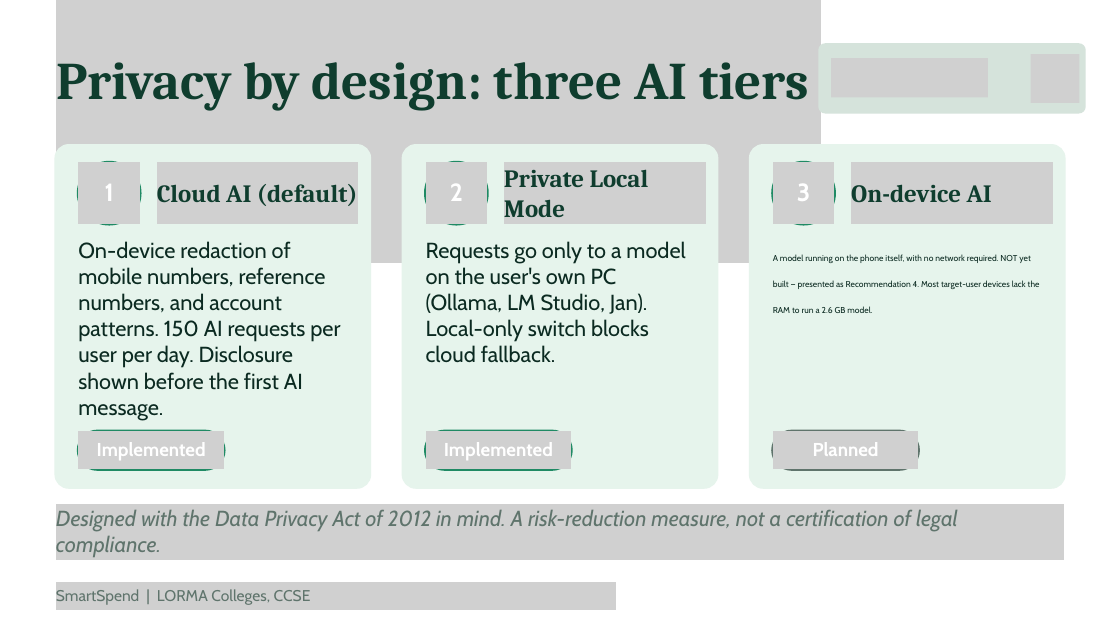
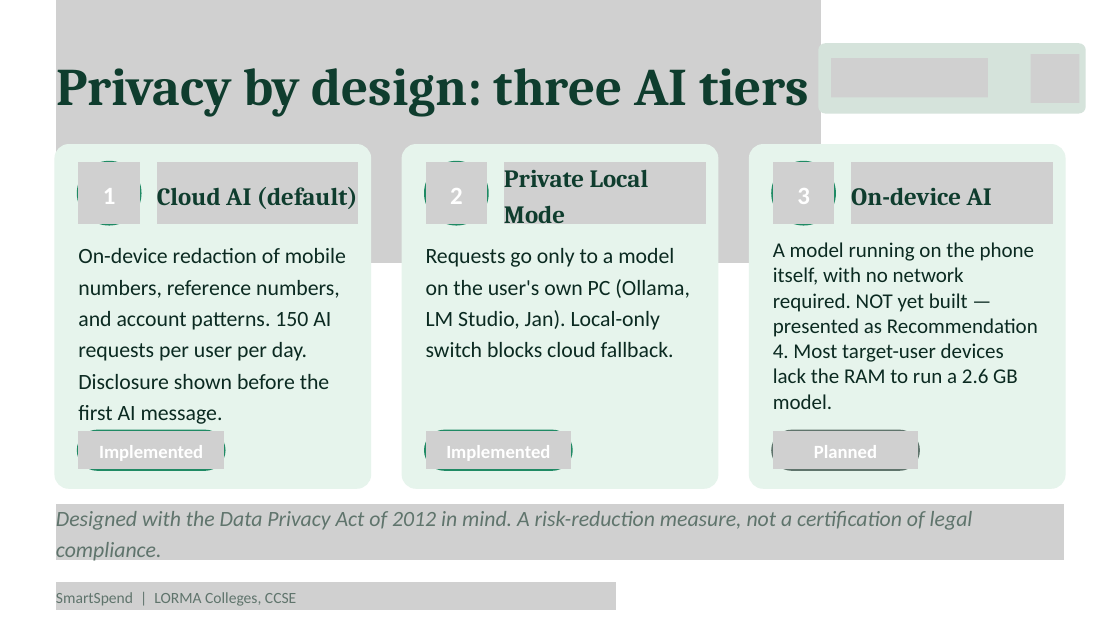
Before and after one commit to Zushikina-kun/smartspend-app, a slide deck: slide 14 of docs/handsoff/FOR_CYRILLE/SmartSpend_Defense.pptx. Drawn at 1120x630 pixels with LibreOffice and Linux fonts; fonts in the diff are those of the drawing; grey boxes stand for pictures. Boxes give left, top, right and bottom in pixels: in the first picture for what was removed or moved away, otherwise in the second. Text is boxed around its words. In the diff, an @@ line names an element or a change of style, - is before the commit and + after.

```diff
--- a/docs/handsoff/FOR_CYRILLE/SmartSpend_Defense.pptx
+++ b/docs/handsoff/FOR_CYRILLE/SmartSpend_Defense.pptx
@@ text "Privacy by design: three AI ..." at <box>56,68,809,117</box>: line spacing 81.6pt to 1.2 @@
@@ font Cabin to Calibri; line spacing 38.4pt to 1.2 in 3 elements at <box>103,188,116,204</box>, <box>450,188,463,204</box>, <box>797,188,810,204</box> @@
@@ line spacing 38.4pt to 1.2 in 3 elements at <box>157,187,358,209</box>, <box>504,169,649,223</box>, <box>851,187,992,206</box> @@
@@ text "A model running on the ..." at <box>773,242,1038,409</box>: size 11 to 27 pt, font Cabin to Calibri; line spacing 33.6pt to 1 @@
@@ font Cabin to Calibri; line spacing 28.8pt to 1.2 in 3 elements at <box>99,445,203,461</box>, <box>446,445,550,461</box>, <box>814,445,877,458</box> @@
@@ font Cabin to Calibri; line spacing 33.6pt to 1.2 in 3 elements at <box>78,248,346,424</box>, <box>426,248,690,357</box>, <box>56,511,973,564</box> @@
@@ text "SmartSpend | LORMA Colleges, CCSE" at <box>56,592,296,606</box>: font Cabin to Calibri; line spacing 24pt to 1.2 @@
```
Also in this commit, not shown: 18 other slides changed, 5 other files.
